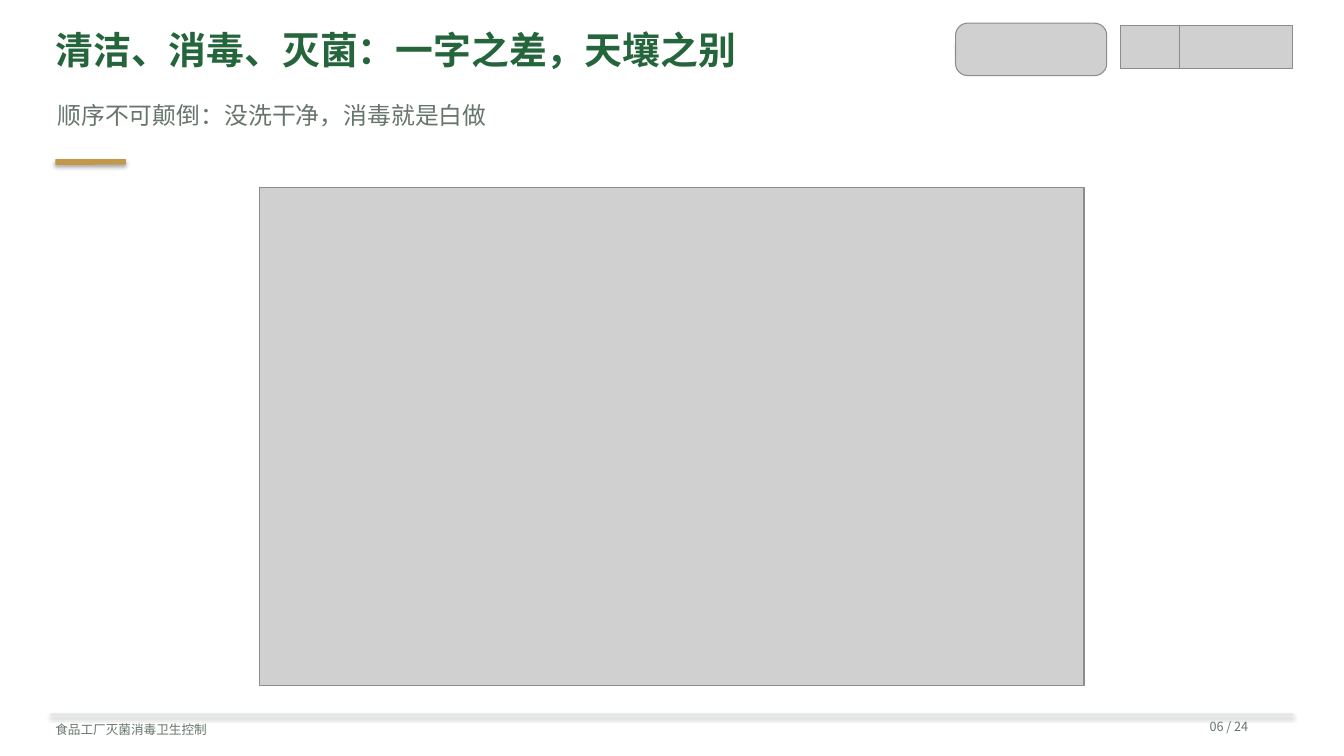
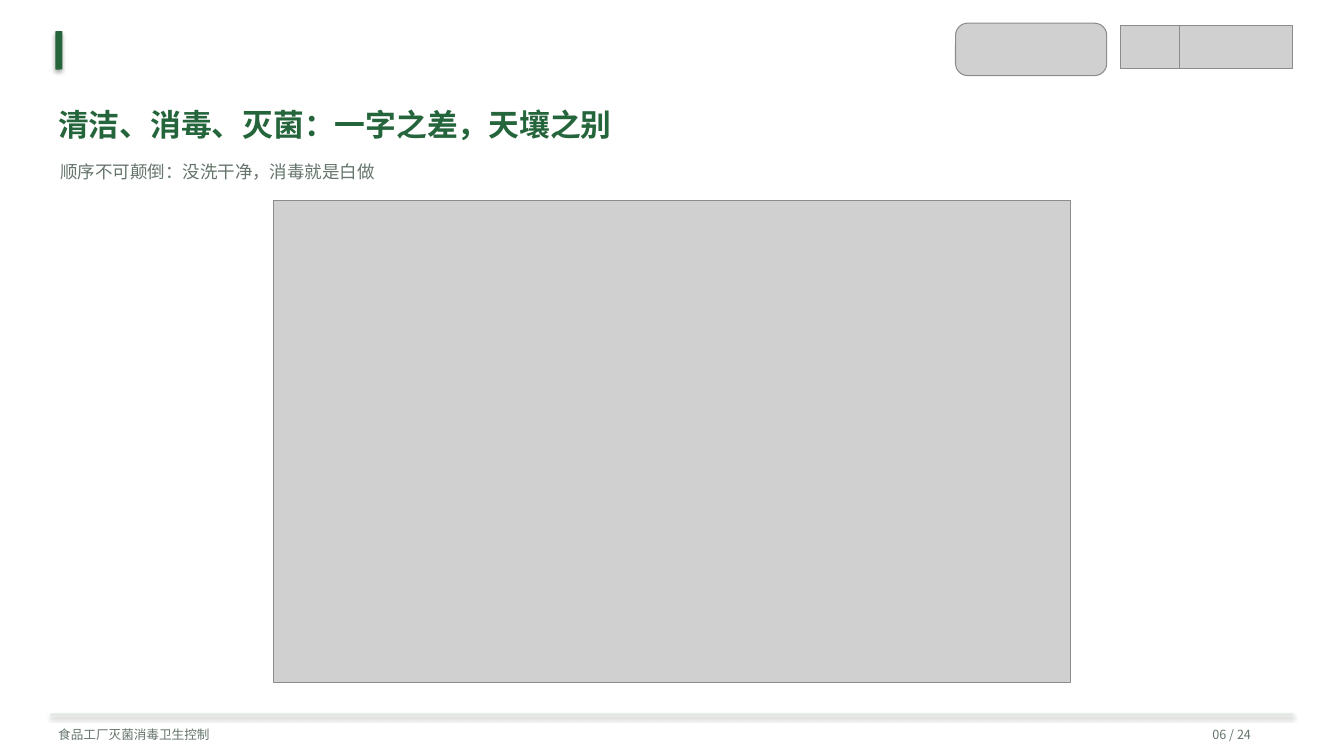
Before and after one commit to anton-z1127/zaadd, a slide deck: slide 6 of sterilization-training/presentation.pptx. Drawn at 1344x756 pixels with LibreOffice and Linux fonts; fonts in the diff are those of the drawing; grey boxes stand for pictures. Boxes give left, top, right and bottom in pixels: in the first picture for what was removed or moved away, otherwise in the second. Text is boxed around its words. In the diff, an @@ line names an element or a change of style, - is before the commit and + after.

Commit message:
Replan training slide layouts and verify rendered text bounds

```diff
--- a/sterilization-training/presentation.pptx
+++ b/sterilization-training/presentation.pptx
@@ rounded rectangle: place and size @@
-rounded rectangle at [55, 159, 126, 165]
+rounded rectangle at [55, 31, 63, 70]
@@ rounded rectangle at [55, 31, 63, 70]: fill #C2994B to #25653B @@
@@ text "清洁、消毒、灭菌：一字之差，天壤之别": place and size @@
-text "清洁、消毒、灭菌：一字之差，天壤之别" at [55, 31, 735, 69]
+text "清洁、消毒、灭菌：一字之差，天壤之别" at [58, 109, 611, 140]
@@ text "清洁、消毒、灭菌：一字之差，天壤之别" at [58, 109, 611, 140]: size 27 to 22 pt; line spacing 1 to 36.3pt; less space between paragraphs @@
@@ text "顺序不可颠倒：没洗干净，消毒就是白做": place and size @@
-text "顺序不可颠倒：没洗干净，消毒就是白做" at [57, 104, 486, 126]
+text "顺序不可颠倒：没洗干净，消毒就是白做" at [60, 163, 375, 180]
@@ text "顺序不可颠倒：没洗干净，消毒就是白做" at [60, 163, 375, 180]: size 17 to 12.5 pt; line spacing 1 to 20.6pt; less space between paragraphs @@
@@ picture: place and size @@
-picture at [260, 188, 1085, 686]
+picture at [273, 201, 1071, 683]
@@ text "食品工厂灭菌消毒卫生控制" at [58, 728, 209, 740]: line spacing 1 to 14.8pt; less space between paragraphs @@
@@ text "06 / 24" at [1212, 729, 1251, 739]: line spacing 1 to 14.8pt; less space between paragraphs @@
```
Also in this commit, not shown: 23 other slides changed, 5 other files.
